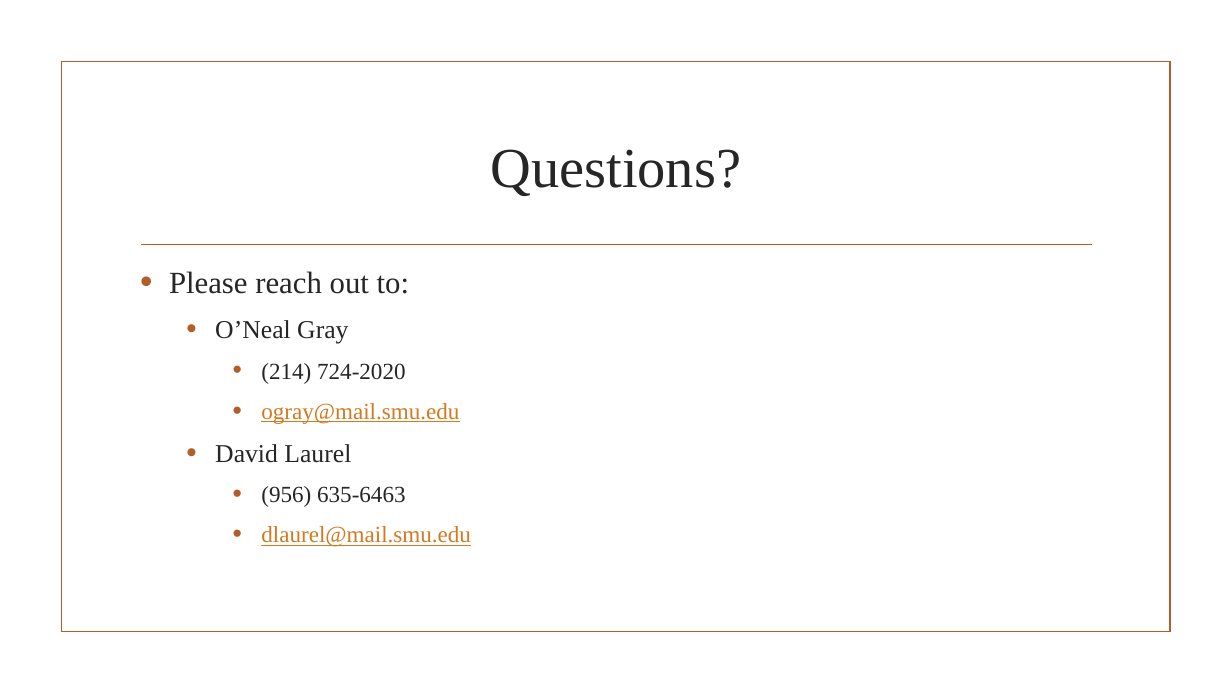
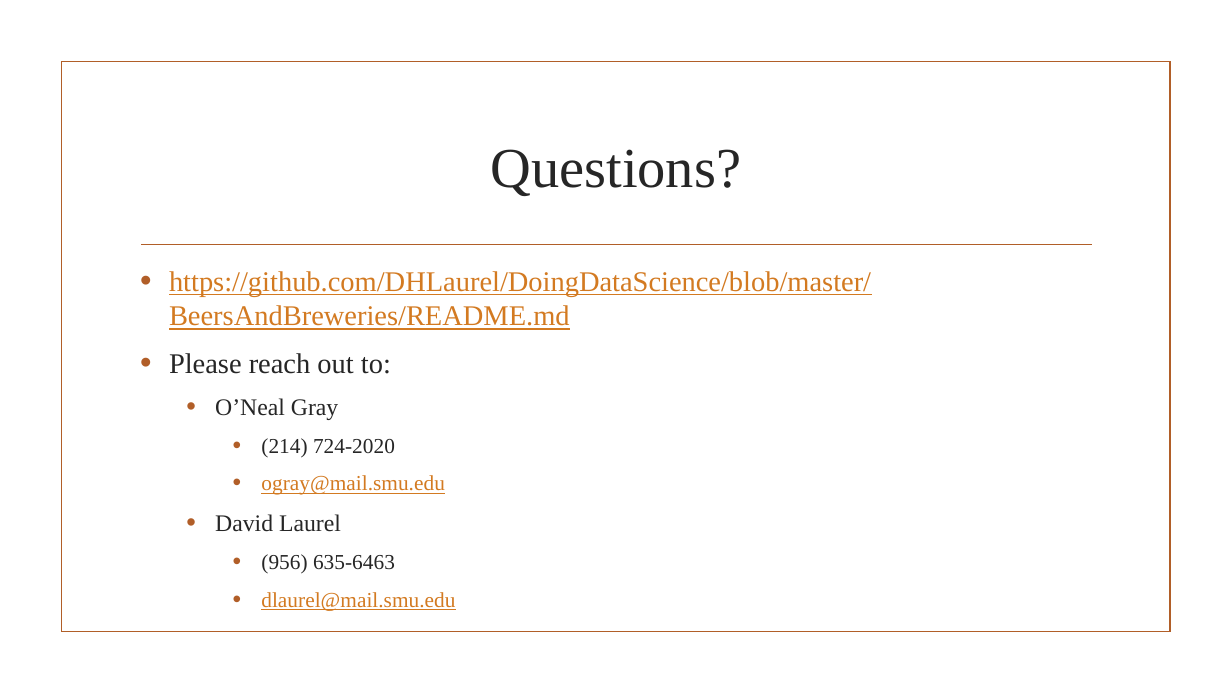
Before and after one commit to DHLaurel/DoingDataScience, a slide deck: slide 14 of BeersAndBreweries/EDA I – Part 1.pptx. Drawn at 1232x693 pixels with LibreOffice and Linux fonts; fonts in the diff are those of the drawing; background and template pictures are left out. Boxes give left, top, right and bottom in pixels: in the first picture for what was removed or moved away, otherwise in the second. Text is boxed around its words. In the diff, an @@ line names an element or a change of style, - is before the commit and + after.

```diff
--- a/BeersAndBreweries/EDA I – Part 1.pptx
+++ b/BeersAndBreweries/EDA I – Part 1.pptx
@@ text at [169, 271, 871, 330]: paragraph added @@
+• https://github.com/DHLaurel/DoingDataScience/blob/master/BeersAndBreweries/README.md
@@ text at [169, 353, 455, 611]: size 24 to 22.2 pt in "Please reach out to:"; size 20 to 18.5 pt in "O’Neal Gray", "David Laurel"; size 18 to 16.6 pt in "(214) 724-2020", "ogray@mail.smu.edu", "(956) 635-6463", "dlaurel@mail.smu.edu" @@
```
Also in this commit, not shown: 2 other slides changed, 2 other files.
